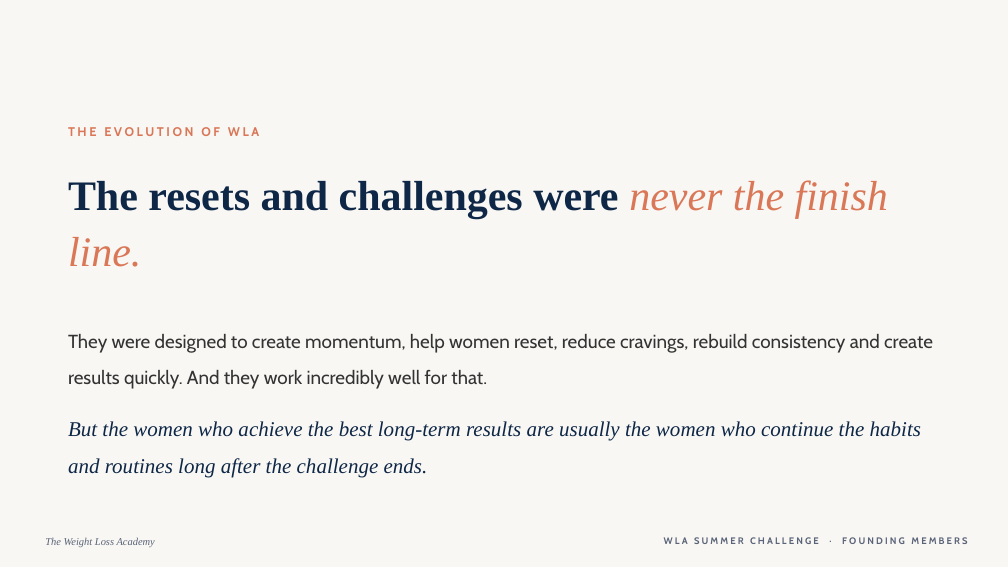
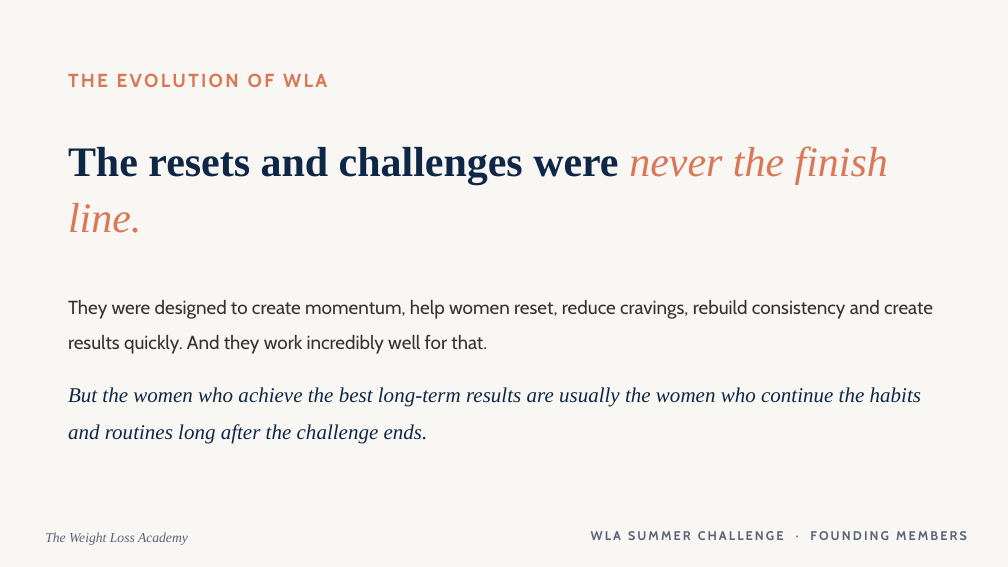
Before and after one commit to WeAreWLA/21-day-reset, a slide deck: slide 8 of wla-summer-challenge-launch.pptx. Drawn at 1008x567 pixels with LibreOffice and Linux fonts; fonts in the diff are those of the drawing. Boxes give left, top, right and bottom in pixels: in the first picture for what was removed or moved away, otherwise in the second. Text is boxed around its words. In the diff, an @@ line names an element or a change of style, - is before the commit and + after.

```diff
--- a/wla-summer-challenge-launch.pptx
+++ b/wla-summer-challenge-launch.pptx
@@ text "THE EVOLUTION OF WLA": place and size @@
-text "THE EVOLUTION OF WLA" at [68,127,259,136]
+text "THE EVOLUTION OF WLA" at [68,73,327,87]
@@ text "THE EVOLUTION OF WLA" at [68,73,327,87]: size 12 to 18 pt, letter spacing 2.4 to 2.2 pt @@
@@ text "The resets and challenges were ...": place and size @@
-text "The resets and challenges were ..." at [68,180,888,267]
+text "The resets and challenges were ..." at [68,146,888,233]
@@ text "They were designed to create ...": place and size @@
-text "They were designed to create ..." at [68,334,933,478]
+text "They were designed to create ..." at [68,300,933,444]
@@ text "The Weight Loss Academy" at [45,532,188,545]: size 10 to 13 pt @@
@@ text "WLA SUMMER CHALLENGE · FOUNDING ...": place and size @@
-text "WLA SUMMER CHALLENGE · FOUNDING ..." at [664,537,967,544]
+text "WLA SUMMER CHALLENGE · FOUNDING ..." at [591,531,967,540]
@@ text "WLA SUMMER CHALLENGE · FOUNDING ..." at [591,531,967,540]: size 9 to 12 pt @@
```
Also in this commit, not shown: 49 other slides changed, 1 other file.
